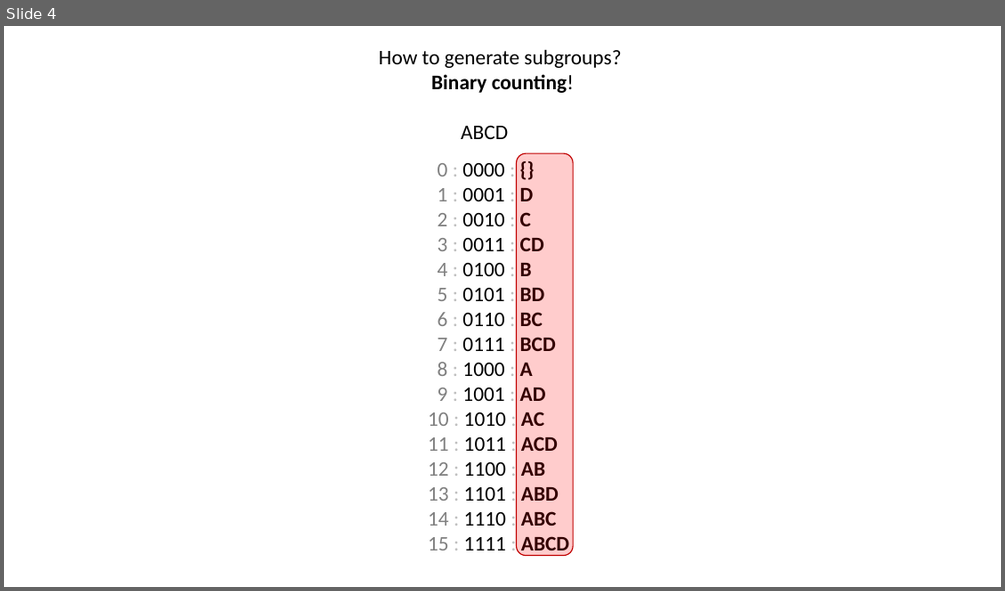
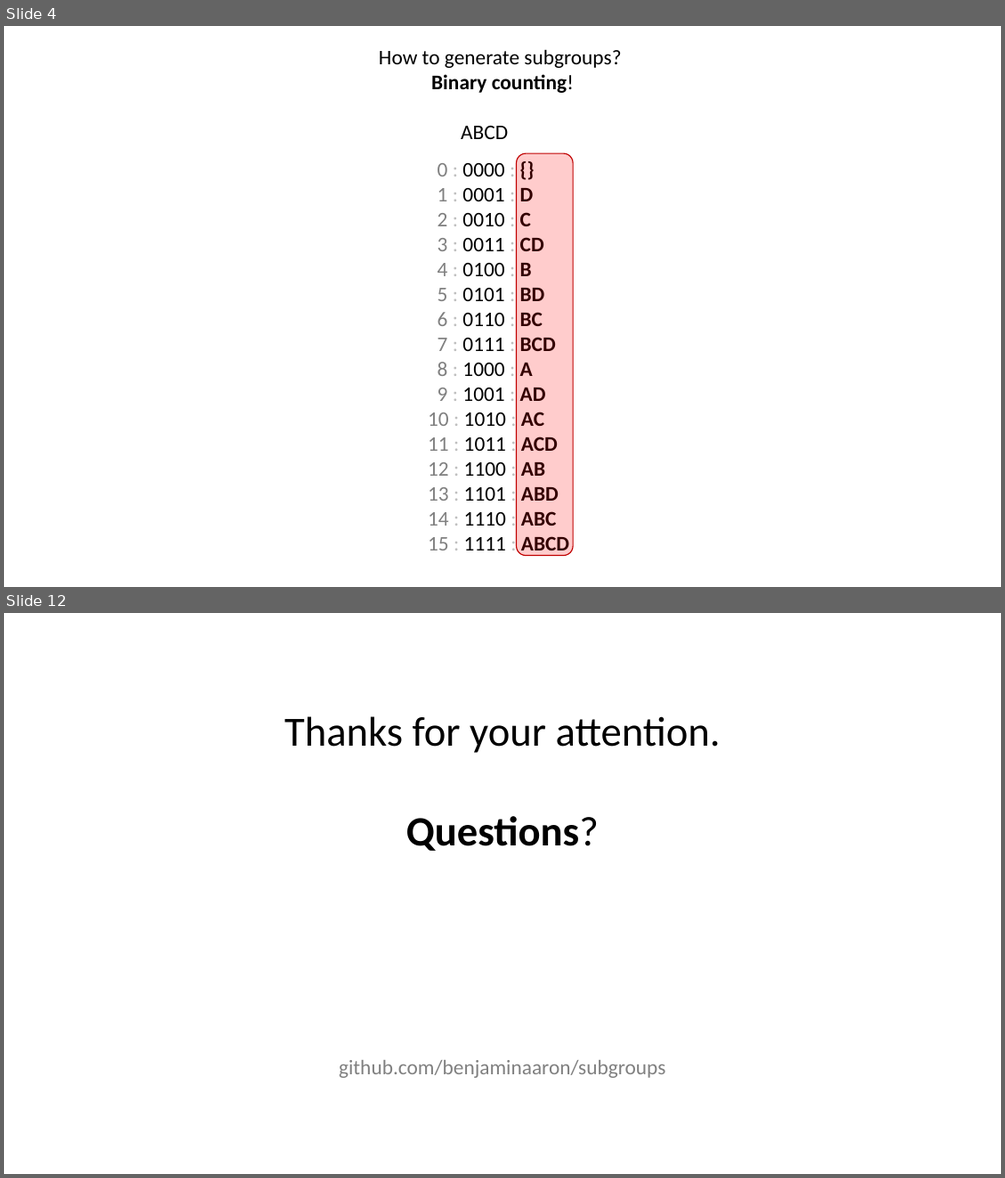
Before and after one commit to benjaminaaron/subgroups, a slide deck: presentation/presentation.pptx. Shown one above the other, each under a label of ours: slide 4 before the commit, slides 4 and 12 after it; the slides between them are not shown. The pictures are 1005x591 and 1005x1178 pixels, drawn with LibreOffice and Linux fonts; fonts in the diff are those of the drawing. Boxes give left, top, right and bottom in pixels: in the first picture for what was removed or moved away, otherwise in the second. Text is boxed around its words. In the diff, an @@ line names an element or a change of style, - is before the commit and + after.

```diff
--- a/presentation/presentation.pptx
+++ b/presentation/presentation.pptx
@@ slide 12 added at <box>4,613,1001,1174</box>, background #FFFFFF @@
@@ text added at <box>284,716,720,1078</box>, 20 pt, text #808080 @@
+Thanks for your attention.
+Questions?
+github.com/benjaminaaron/subgroups
```
Also in this commit, not shown: 2 slides changed, 6 other slides added, 2 slides removed, 1 other file.
